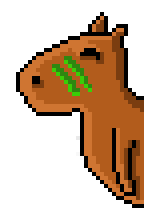
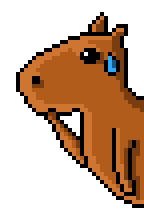
Layered file, before and after one edit (144x212). Changes by layer:
added layer "suando" above "olhos-grandes" over [104, 52, 120, 76]
added layer "olhos-grandes" above "chapeu-spy" over [80, 52, 96, 64]
hid "marca-guerra" over [52, 56, 92, 96]
showed "braço-silencio-01-cor" over [44, 108, 84, 164]
showed "braço-silencio-01" over [44, 108, 84, 168]
